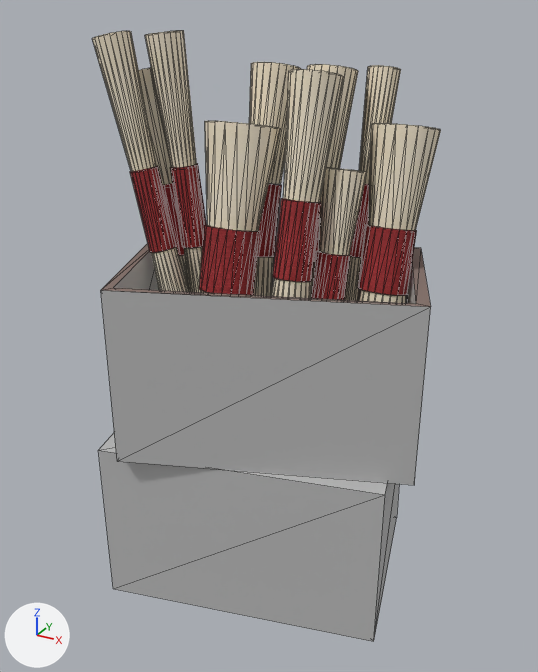
Two versions of the OBJ model ProyectoFinal/ProyectoFinal/Models/Cajas/Cajas_Pergaminos.obj, one commit apart.
Rendered twice from a 50 mm camera at (7.32, -12.24, 11.89) aimed at (0.48, 0.18, 5.68). The axes (+X, +Y, +Z) are drawn at lower left. The lights are the same throughout. Mesh edges are drawn as thin lines. Where no turn or scale is listed for an object, it has been applied to the vertices. Vertices at the same position are counted once.

Objects in the first picture: 'Cajas_Pergaminos'.
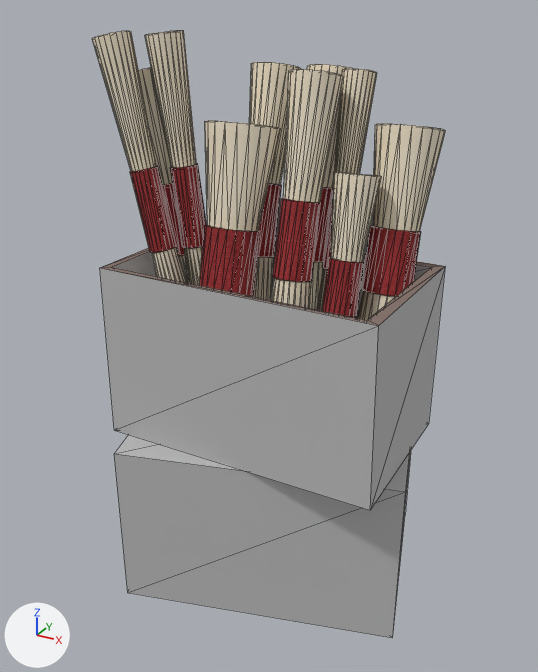
Location of each change, [x1, y1, x2, y2] in pixels of the pictures (538 x 672 px; the box of a moved part takes in the faces that stretch with it):
'Cajas_Pergaminos', reshaped: before [92, 30, 441, 642]; after [92, 30, 445, 638]
part 1 of me_cajas_pergaminos, moved or reshaped: before [311, 251, 350, 300]; after [322, 257, 364, 318]
part 2 of me_cajas_pergaminos, moved or reshaped: before [98, 433, 399, 642]; after [114, 435, 411, 638]
part 3 of me_cajas_pergaminos, moved or reshaped: before [345, 184, 369, 301]; after [316, 192, 333, 311]
part 4 of me_cajas_pergaminos, moved or reshaped: before [359, 65, 401, 185]; after [334, 68, 377, 174]
part 5 of me_cajas_pergaminos, moved or reshaped: before [357, 224, 417, 303]; after [357, 225, 421, 320]
part 6 of me_cajas_pergaminos, moved or reshaped: before [318, 167, 367, 255]; after [331, 172, 381, 262]
part 7 of me_cajas_pergaminos, moved or reshaped: before [368, 123, 441, 231]; after [372, 124, 445, 232]
part 8 of me_cajas_pergaminos, rebuilt (12% taller): before [101, 243, 431, 485]; after [100, 239, 445, 510]

The edits, one by one:
me_cajas_pergaminos is used by ob_cajas_pergaminos; location (0.0, 0.0, 0.0).
me_cajas_pergaminos had 1444 vertices, 2800 faces and spanned x -2.98..4.04, y -2.65..2.94, z 0.04..11.52.
me_cajas_pergaminos now has 1444 vertices, 2800 faces and spans x -2.92..3.97, y -2.47..3.16, z 0.04..11.52.
me_cajas_pergaminos part 1: the loose piece of 100 vertices spanning x 1.27..2.17, y -0.38..0.83, z 4.95..7.61 is moved by (0.39, -0.27, 0.0).
me_cajas_pergaminos part 2: the loose piece of 8 vertices spanning x -2.98..3.66, y -2.52..2.93, z 0.04..3.65 is turned 2.2 degrees about the z axis through its middle, then moved by (0.25, 0.14, 0.0).
me_cajas_pergaminos part 3: the loose piece of 100 vertices spanning x 1.45..2.11, y 0.95..2.34, z 4.93..8.65 is moved by (-0.12, -0.99, 0.0).
me_cajas_pergaminos part 4: the loose piece of 42 vertices spanning x 1.43..2.08, y 1.88..2.94, z 8.53..10.88 is moved by (-0.12, -0.99, 0.0).
me_cajas_pergaminos part 5: the loose piece of 100 vertices spanning x 1.94..3.27, y 0.05..1.7, z 4.83..8.09 is moved by (0.1, -0.04, 0.0).
me_cajas_pergaminos part 6: the loose piece of 42 vertices spanning x 1.25..2.15, y 0.32..1.29, z 7.48..9.18 is moved by (0.39, -0.27, 0.0).
me_cajas_pergaminos part 7: the loose piece of 42 vertices spanning x 1.91..3.25, y 0.93..2.27, z 7.87..9.96 is moved by (0.1, -0.04, 0.0).
me_cajas_pergaminos part 8: the loose piece of 16 vertices spanning x -2.65..4.04, y -2.65..2.65, z 3.65..7.26 is rebuilt with 16 vertices and now spans x -2.26..3.61, y -1.78..1.79, z 3.65..7.26.
